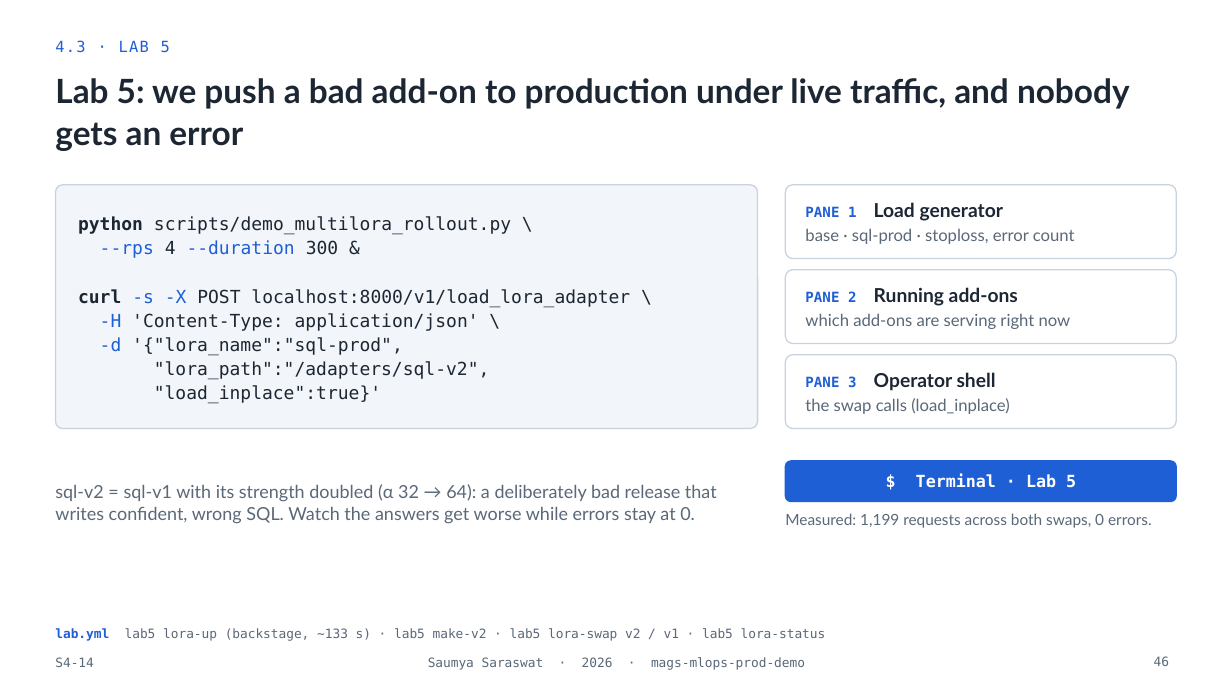
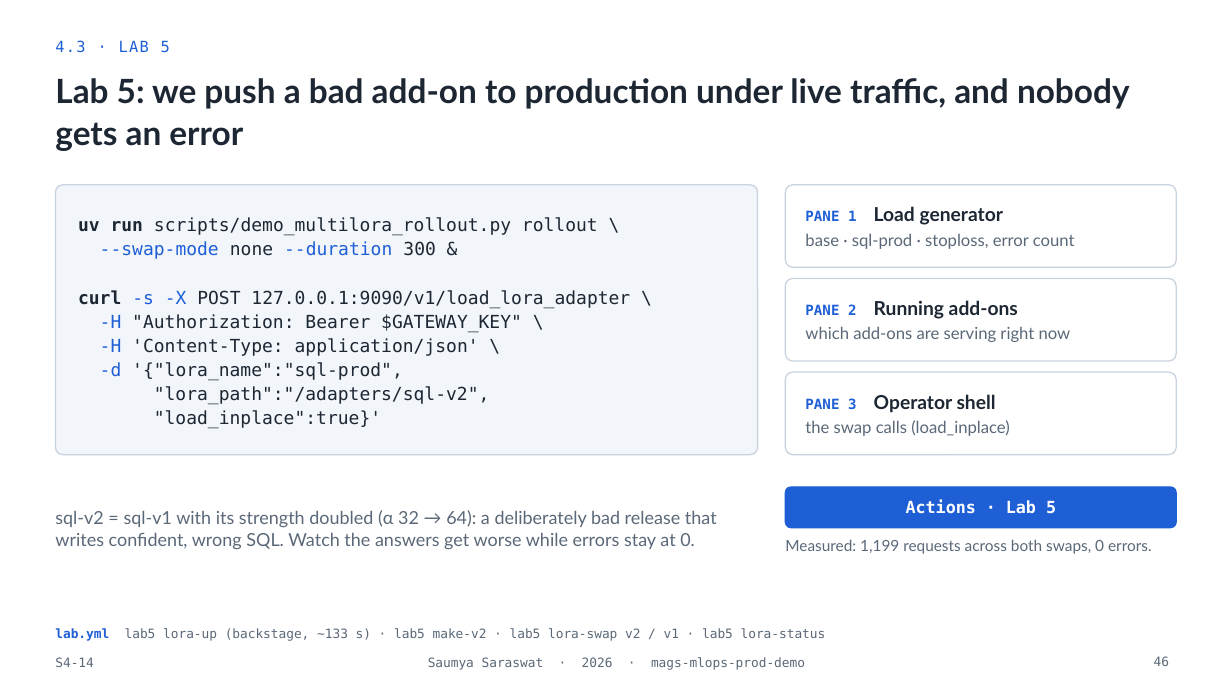
Before and after one commit to MagmaCubes1133/mags-mlops-prod-demo, a slide deck: slide 46 of docs/slides/From-Model-Weights-to-Production-Endpoints_Saumya-Saraswat.pptx. Drawn at 1232x693 pixels with LibreOffice and Linux fonts; fonts in the diff are those of the drawing; background and template pictures are left out. Boxes give left, top, right and bottom in pixels: in the first picture for what was removed or moved away, otherwise in the second. Text is boxed around its words. In the diff, an @@ line names an element or a change of style, - is before the commit and + after.

```diff
--- a/docs/slides/From-Model-Weights-to-Production-Endpoints_Saumya-Saraswat.pptx
+++ b/docs/slides/From-Model-Weights-to-Production-Endpoints_Saumya-Saraswat.pptx
@@ proportions changed in 4 elements at (786,185,1177,267), (786,278,1177,360), (786,372,1177,455), (55,185,758,455) @@
@@ rounded rectangle "uv run scripts/demo_multilora_rollout.py rollout \": place and size @@
-rounded rectangle "uv run scripts/demo_multilora_rollout.py rollout \" at (55,185,758,429)
+rounded rectangle "uv run scripts/demo_multilora_rollout.py rollout \" at (55,185,758,455)
@@ rounded rectangle "PANE 1 Load generator": place and size @@
-rounded rectangle "PANE 1 Load generator" at (786,185,1177,259)
+rounded rectangle "PANE 1 Load generator" at (786,185,1177,267)
@@ text in rounded rectangle at (78,217,630,333): text changed @@
-python scripts/demo_multilora_rollout.py \
---rps 4 --duration 300 &
-curl -s -X POST localhost:8000/v1/load_lora_adapter \
+uv run scripts/demo_multilora_rollout.py rollout \
+--swap-mode none --duration 300 &
+curl -s -X POST 127.0.0.1:9090/v1/load_lora_adapter \
+-H "Authorization: Bearer $GATEWAY_KEY" \
@@ rounded rectangle "PANE 2 Running add-ons": place and size @@
-rounded rectangle "PANE 2 Running add-ons" at (786,270,1177,344)
+rounded rectangle "PANE 2 Running add-ons" at (786,278,1177,360)
@@ rounded rectangle "PANE 3 Operator shell": place and size @@
-rounded rectangle "PANE 3 Operator shell" at (786,355,1177,429)
+rounded rectangle "PANE 3 Operator shell" at (786,372,1177,455)
@@ 2 texts, 1 rounded rectangle: place and size @@
-2 texts, 1 rounded rectangle at (55,461,1177,528)
+2 texts, 1 rounded rectangle at (55,487,1177,554)
@@ text in rounded rectangle at (906,499,1056,514): text changed @@
-$ Terminal · Lab 5
+Actions · Lab 5
```
Also in this commit, not shown: 9 other slides changed.
